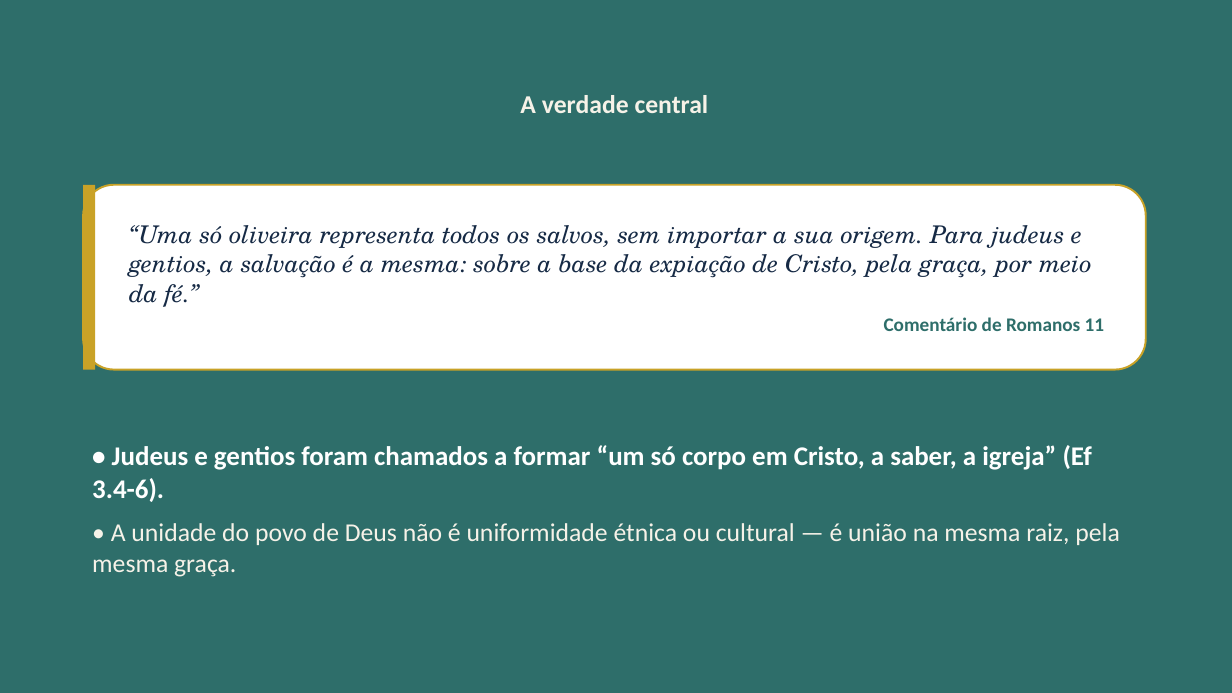
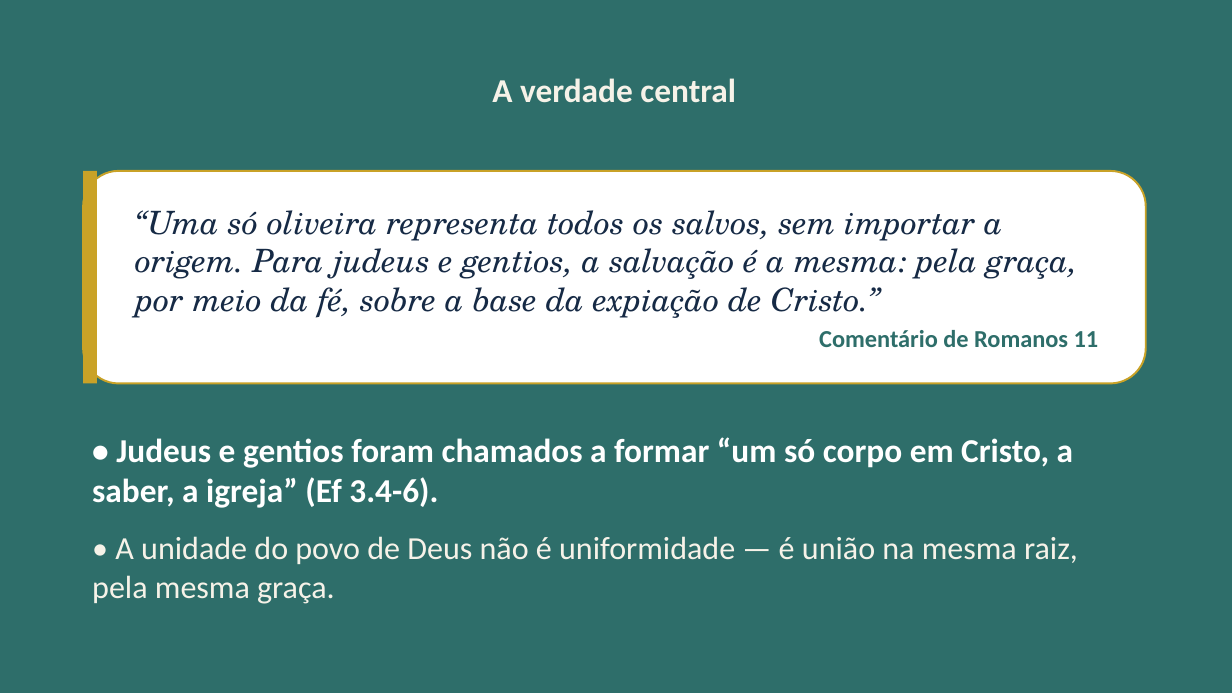
Before and after one commit to aluizio-netizen/campaign-3, a slide deck: slide 8 of aula-somos-um-em-cristo/Somos_um_em_Cristo_apresentacao.pptx. Drawn at 1232x693 pixels with LibreOffice and Linux fonts; fonts in the diff are those of the drawing. Boxes give left, top, right and bottom in pixels: in the first picture for what was removed or moved away, otherwise in the second. Text is boxed around its words. In the diff, an @@ line names an element or a change of style, - is before the commit and + after.

```diff
--- a/aula-somos-um-em-cristo/Somos_um_em_Cristo_apresentacao.pptx
+++ b/aula-somos-um-em-cristo/Somos_um_em_Cristo_apresentacao.pptx
@@ text "A verdade central" moved from (x1=520, y1=95, x2=709, y2=113) to (x1=492, y1=78, x2=736, y2=103) @@
@@ text "A verdade central" at (x1=492, y1=78, x2=736, y2=103): size 20 to 26 pt @@
@@ rounded rectangle "“Uma só oliveira representa todos ..." resized from (x1=83, y1=185, x2=1146, y2=370) to (x1=83, y1=171, x2=1146, y2=384) @@
@@ rectangle resized from (x1=83, y1=185, x2=95, y2=370) to (x1=83, y1=171, x2=97, y2=384) @@
@@ text in rounded rectangle at (x1=135, y1=210, x2=1077, y2=318): text changed; size 19 to 25 pt @@
-“Uma só oliveira representa todos os salvos, sem importar a sua origem. Para judeus e gentios, a salvação é a mesma: sobre a base da expiação de Cristo, pela graça, por meio da fé.”
+“Uma só oliveira representa todos os salvos, sem importar a origem. Para judeus e gentios, a salvação é a mesma: pela graça, por meio da fé, sobre a base da expiação de Cristo.”
@@ text in rounded rectangle at (x1=819, y1=330, x2=1099, y2=347): size 15 to 19 pt in "Comentário de Romanos 11" @@
@@ text "• Judeus e gentios foram ..." moved from (x1=92, y1=445, x2=1119, y2=577) to (x1=92, y1=437, x2=1078, y2=604) @@
@@ text at (x1=92, y1=437, x2=1073, y2=508): size 21 to 26 pt in "• Judeus e gentios foram chamados a ..."; more space between paragraphs @@
@@ text at (x1=92, y1=536, x2=1078, y2=604): text changed; size 20 to 25 pt @@
-• A unidade do povo de Deus não é uniformidade étnica ou cultural — é união na mesma raiz, pela mesma graça.
+• A unidade do povo de Deus não é uniformidade — é união na mesma raiz, pela mesma graça.
```
Also in this commit, not shown: 21 other slides changed, 1 other file.
